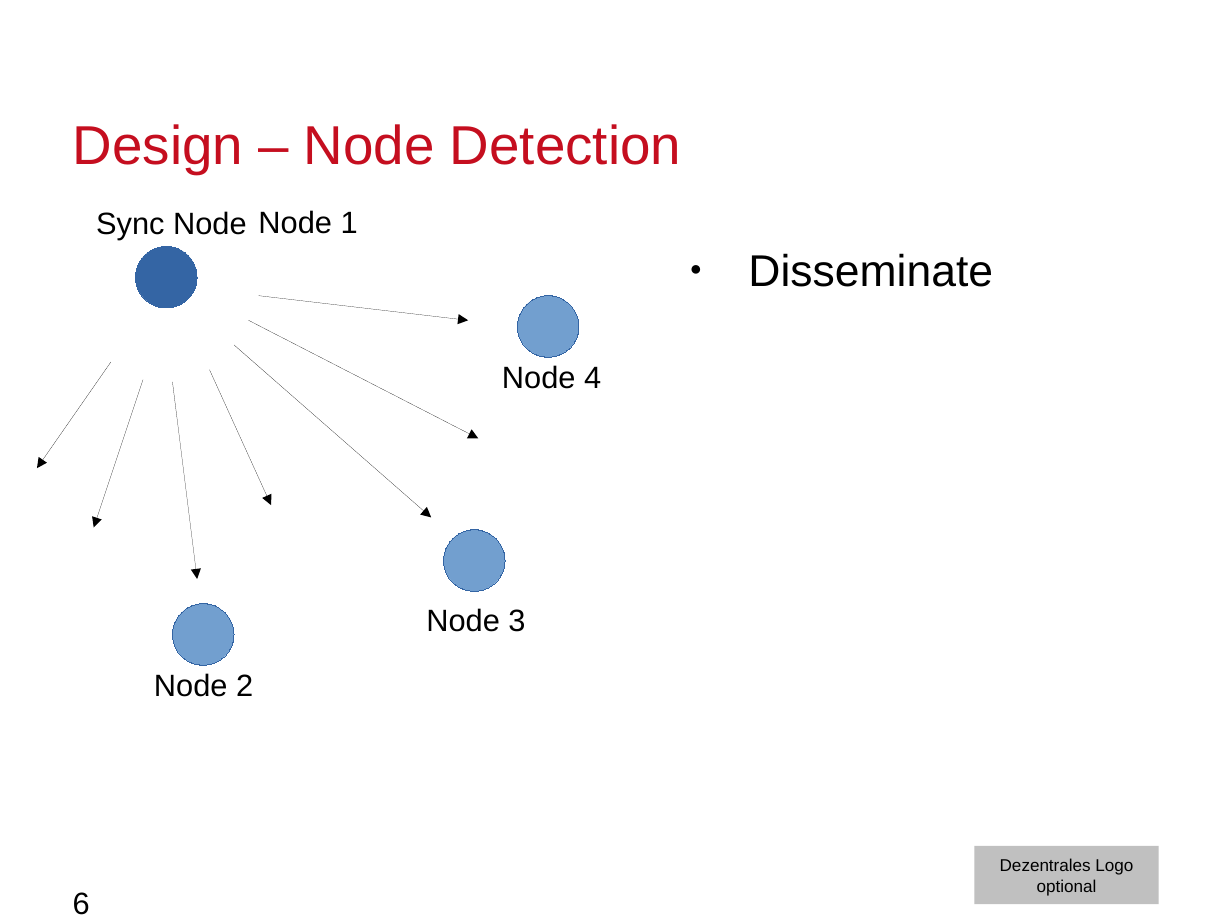
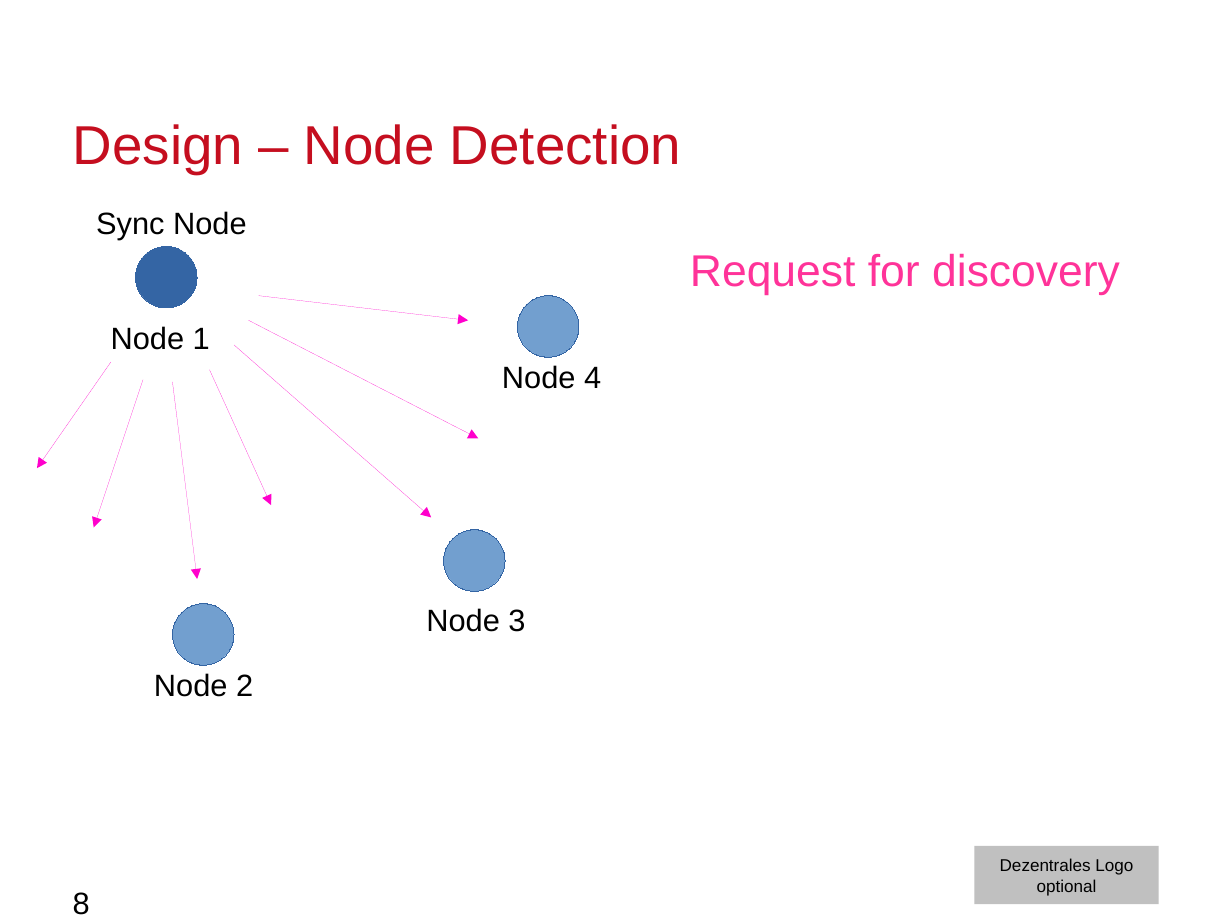
Before and after one commit to moritzschaefer/SensorSequence, a slide deck: slide 8 of docs/MeilensteinNrOne.odp (slide 6 before the commit). Drawn at 1232x924 pixels with LibreOffice and Linux fonts; fonts in the diff are those of the drawing; background and template pictures are left out. Boxes give left, top, right and bottom in pixels: in the first picture for what was removed or moved away, otherwise in the second. Text is boxed around its words. In the diff, an @@ line names an element or a change of style, - is before the commit and + after.

```diff
--- a/docs/MeilensteinNrOne.odp
+++ b/docs/MeilensteinNrOne.odp
@@ text at [690,253,1120,296]: text changed; text colour #000000 to #FF3399 @@
-● Disseminate
+Request for discovery
@@ arrow (259, 296) - (468, 320): stroke #000000 0 pt to #FF00CC 0 pt @@
@@ text "Node 1": place and size @@
-text "Node 1" at [258,210,358,234]
+text "Node 1" at [111,326,210,350]
@@ arrow (249, 320) - (478, 439): stroke #000000 0 pt to #FF00CC 0 pt @@
@@ arrow (234, 345) - (431, 517): stroke #000000 0 pt to #FF00CC 0 pt @@
@@ arrow (111, 362) - (37, 468): stroke #000000 0 pt to #FF00CC 0 pt @@
@@ arrow (143, 379) - (94, 527): stroke #000000 0 pt to #FF00CC 0 pt @@
@@ arrow (172, 382) - (197, 579): stroke #000000 0 pt to #FF00CC 0 pt @@
@@ arrow (209, 370) - (271, 505): stroke #000000 0 pt to #FF00CC 0 pt @@
@@ page number at [73,892,90,915]: text changed @@
-6
+8
```
Also in this commit, not shown: 7 other slides changed, 3 slides added, 1 slide removed.
